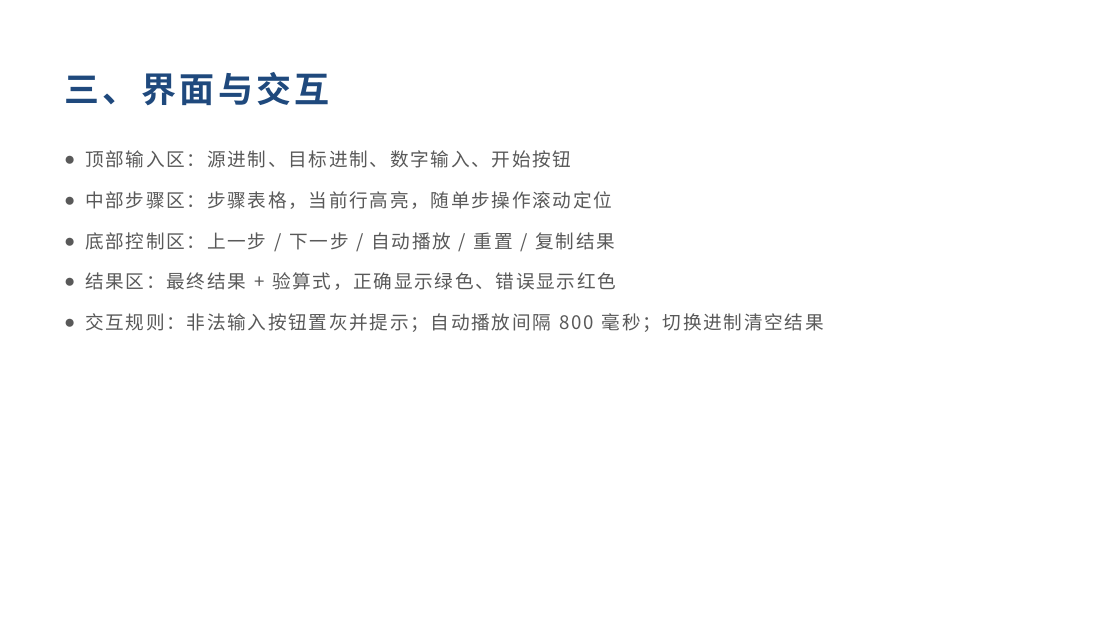
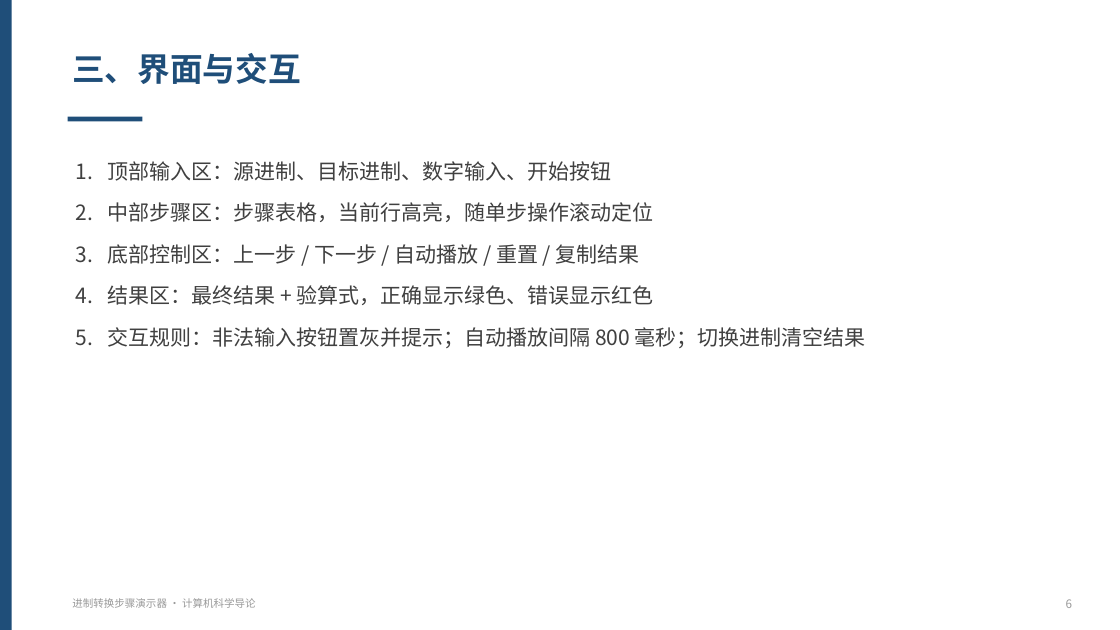
Before and after one commit to nekodoorl/cs-intro-viz, a slide deck: slide 6 of docs/演示PPT.pptx. Drawn at 1120x630 pixels with LibreOffice and Linux fonts; fonts in the diff are those of the drawing. Boxes give left, top, right and bottom in pixels: in the first picture for what was removed or moved away, otherwise in the second. Text is boxed around its words. In the diff, an @@ line names an element or a change of style, - is before the commit and + after.

Commit message:
docs: 优化演示 PPT 视觉（统一版式、卡片与表格）

```diff
--- a/docs/演示PPT.pptx
+++ b/docs/演示PPT.pptx
@@ rectangle added at bbox=[0, 0, 12, 630], fill #1F4E79 @@
@@ text "三、界面与交互": place and size @@
-text "三、界面与交互" at bbox=[64, 72, 330, 105]
+text "三、界面与交互" at bbox=[72, 53, 300, 84]
@@ text "三、界面与交互" at bbox=[72, 53, 300, 84]: size 30 to 28 pt, text colour #1F497D to #1F4E79, letter spacing 3 to 0 pt; vertical alignment middle to top @@
@@ rectangle added at bbox=[68, 117, 143, 122], fill #1F4E79 @@
@@ text "顶部输入区：源进制、目标进制、数字输入、开始按钮": place and size @@
-text "顶部输入区：源进制、目标进制、数字输入、开始按钮" at bbox=[85, 150, 824, 332]
+text "顶部输入区：源进制、目标进制、数字输入、开始按钮" at bbox=[107, 161, 866, 348]
@@ text "顶部输入区：源进制、目标进制、数字输入、开始按钮" at bbox=[107, 161, 866, 348]: size 16 to 18 pt, text colour #595959 to #404040, letter spacing 1.5 to 0 pt; bullet ● to 1.; line spacing 1.3 to 1; more space between paragraphs @@
@@ text added at bbox=[72, 598, 256, 608], 9 pt, text #999999 @@
+进制转换步骤演示器 · 计算机科学导论
@@ text added at bbox=[1066, 599, 1072, 608], 10 pt, text #999999 @@
+6
```
Also in this commit, not shown: 10 other slides changed.
